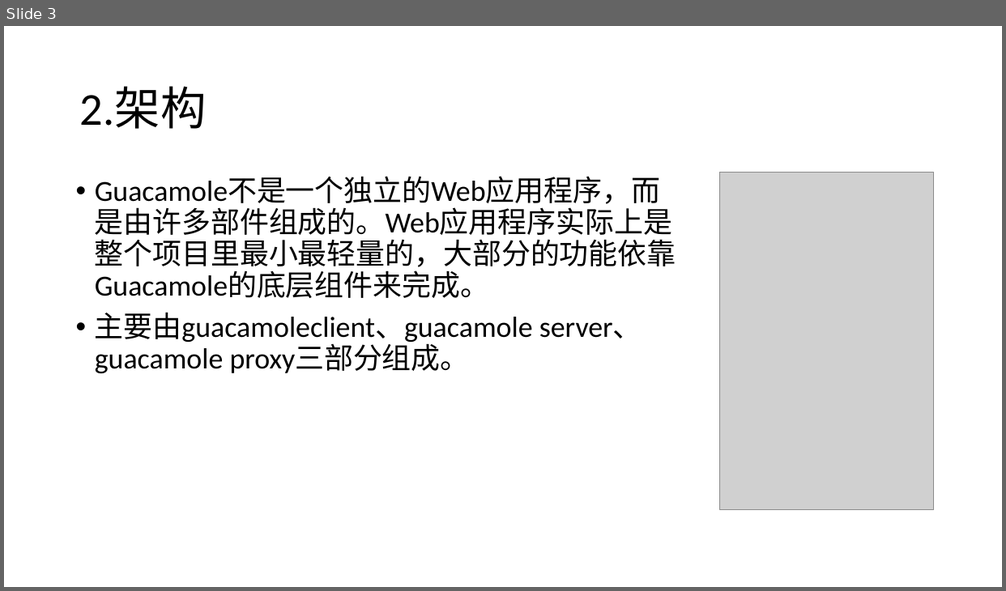
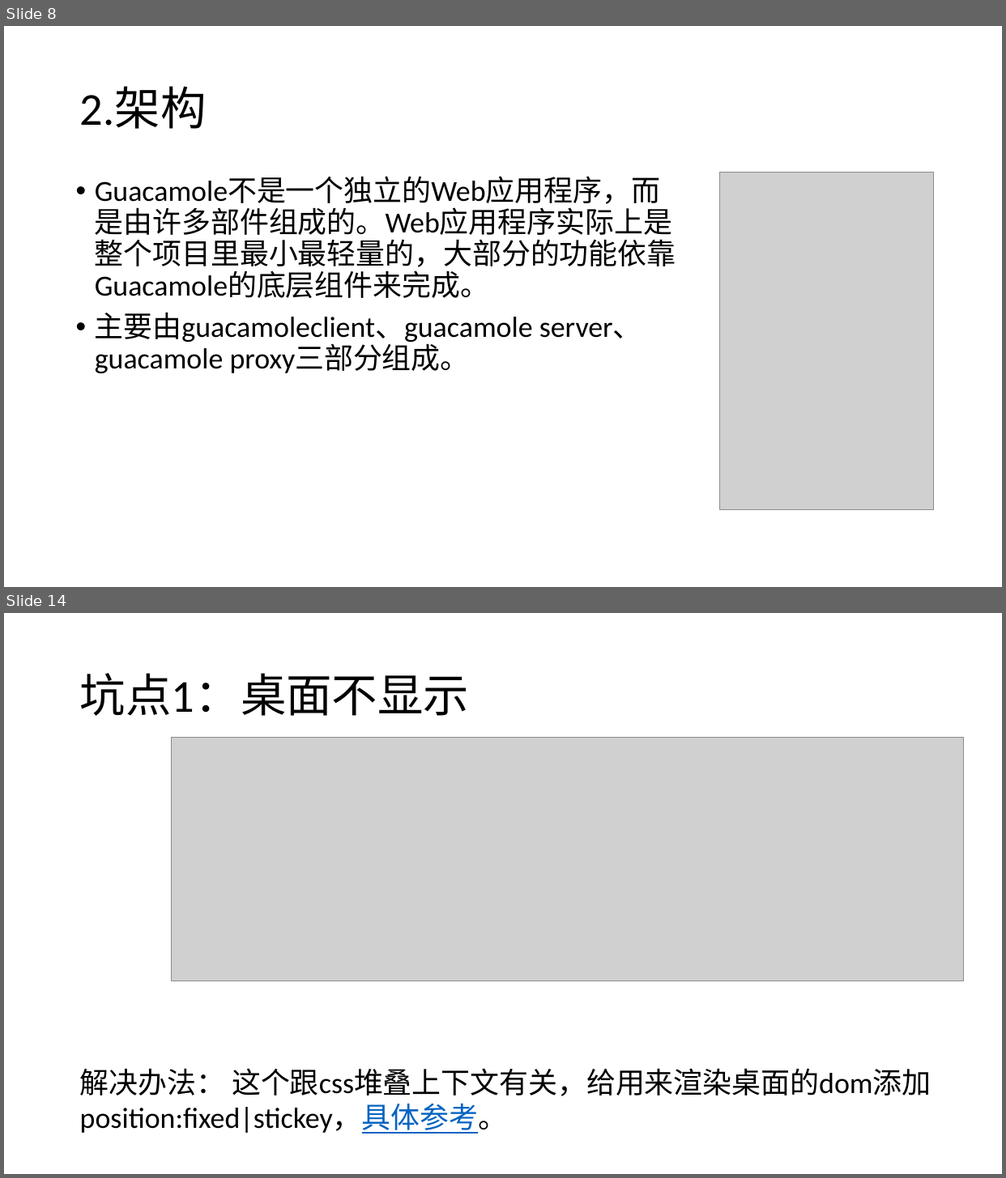
Before and after one commit to caojian123/ppt, a slide deck: guacamole 介绍.pptx. Shown one above the other, each under a label of ours: slide 3 before the commit, slides 8 and 14 after it; the slides between them are not shown. The pictures are 1006x591 and 1006x1178 pixels, drawn with LibreOffice and Linux fonts; fonts in the diff are those of the drawing; grey boxes stand for pictures. Boxes give left, top, right and bottom in pixels: in the first picture for what was removed or moved away, otherwise in the second. Text is boxed around its words. In the diff, an @@ line names an element or a change of style, - is before the commit and + after.

```diff
--- a/guacamole 介绍.pptx
+++ b/guacamole 介绍.pptx
@@ slide 14 added at box(4, 613, 1002, 1174), background #FFFFFF @@
@@ title added at box(80, 673, 469, 716), 44 pt, text #000000 @@
+坑点1：桌面不显示
@@ picture added at box(171, 737, 963, 982) @@
@@ text added at box(80, 1068, 931, 1134), 28 pt, text #000000 @@
+解决办法： 这个跟css堆叠上下文有关，给用来渲染桌面的dom添加 position:fixed|stickey，具体参考。
@@ what was slide 3 is now slide 8 @@
```
Also in this commit, not shown: 3 slides changed, 10 other slides added, 1 slide removed.
